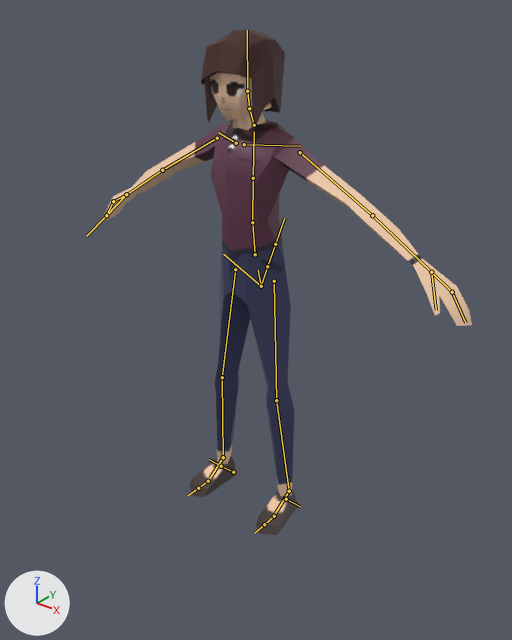
The FBX model Assets/Prefabs/Player.fbx, before and after one commit.
Both versions are drawn from a 50 mm lens placed at (1.478, -1.828, 1.928), pointed at (0.123, -0.134, 0.878). Lighting does not change. The marker at lower left points along +X, +Y and +Z. The picture after the commit comes second. The bones that change, and the others that lie on the model, are drawn over the model as lines.

The first picture shows 'Body', 'Char_Hair_Lıng', 'Head', 'Neck'.
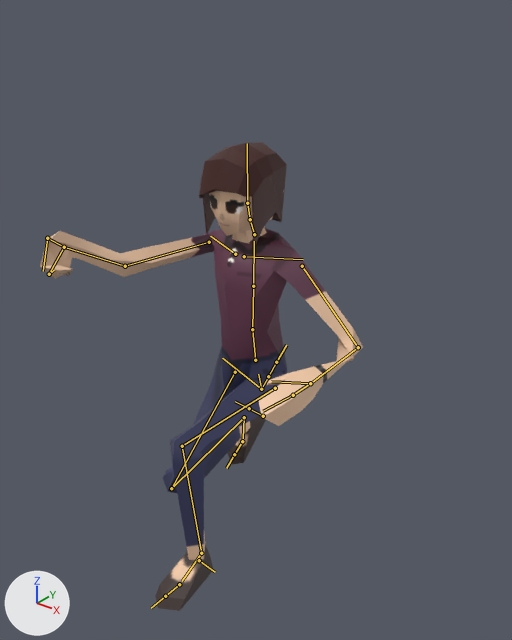
The newer file adds an action. The first version stands in its rest pose; the second is drawn at frame 1 of the action 'Rig|Rig|Crouch-Walk'.

Scene script edits in JSON lines:
```json
{"block": "bone_rig_object", "where": "bone_rig_object = bpy.data.objects['Rig']  # the whole rig 'Rig'"}
{"op": "set", "path": "bone_rig_object.scale", "old": "(0.9, 0.9, 0.9)", "new": "(1.0, 1.0, 1.0)"}
{"block": "bone_spine", "where": "bone_spine = bpy.data.objects['Rig'].pose.bones['spine']"}
{"op": "set", "path": "bone_spine.location", "old": "(0.0, 0.0, 0.0)", "new": "(0.0, -0.526, 0.136)"}
{"block": "bone_upper_arm_l", "where": "bone_upper_arm_l = bpy.data.objects['Rig'].pose.bones['upper_arm.L']  # child of 'shoulder.L'"}
{"op": "set", "path": "bone_upper_arm_l.rotation_quaternion", "old": "(1.0, 0.0, 0.0, 0.0)", "new": "(0.966, -0.117, 0.019, -0.23)", "note": "degrees (0, 0, 0) -> degrees (-14, -1, -27)"}
{"block": "bone_forearm_l", "where": "bone_forearm_l = bpy.data.objects['Rig'].pose.bones['forearm.L']  # child of 'upper_arm.L'"}
{"op": "set", "path": "bone_forearm_l.rotation_quaternion", "old": "(1.0, 0.0, 0.0, 0.0)", "new": "(0.639, 0.767, 0.054, -0.011)", "note": "degrees (0, 0, 0) -> degrees (101, 5, 4)"}
{"block": "bone_shoulder_r", "where": "bone_shoulder_r = bpy.data.objects['Rig'].pose.bones['shoulder.R']  # child of 'spine.003'"}
{"op": "set", "path": "bone_shoulder_r.rotation_quaternion", "old": "(1.0, 0.0, 0.0, 0.0)", "new": "(0.998, 0.01, 0.006, 0.068)", "note": "degrees (0, 0, 0) -> degrees (1, 1, 8)"}
{"block": "bone_upper_arm_r", "where": "bone_upper_arm_r = bpy.data.objects['Rig'].pose.bones['upper_arm.R']  # child of 'shoulder.R'"}
{"op": "set", "path": "bone_upper_arm_r.rotation_quaternion", "old": "(1.0, 0.0, 0.0, 0.0)", "new": "(0.685, 0.538, 0.432, 0.235)", "note": "degrees (0, 0, 0) -> degrees (87, 20, 57)"}
{"block": "bone_forearm_r", "where": "bone_forearm_r = bpy.data.objects['Rig'].pose.bones['forearm.R']  # child of 'upper_arm.R'"}
{"op": "set", "path": "bone_forearm_r.rotation_quaternion", "old": "(1.0, 0.0, 0.0, 0.0)", "new": "(0.944, 0.255, 0.177, 0.112)", "note": "degrees (0, 0, 0) -> degrees (33, 16, 18)"}
{"block": "bone_hand_r", "where": "bone_hand_r = bpy.data.objects['Rig'].pose.bones['hand.R']  # child of 'forearm.R'"}
{"op": "set", "path": "bone_hand_r.rotation_quaternion", "old": "(1.0, 0.0, 0.0, 0.0)", "new": "(0.736, -0.656, -0.145, -0.077)", "note": "degrees (0, 0, 0) -> degrees (-84, -18, 5)"}
{"block": "bone_hand_r_001", "where": "bone_hand_r_001 = bpy.data.objects['Rig'].pose.bones['hand.R.001']  # child of 'hand.R'"}
{"op": "set", "path": "bone_hand_r_001.rotation_quaternion", "old": "(1.0, 0.0, 0.0, 0.0)", "new": "(0.69, 0.144, 0.362, 0.611)", "note": "degrees (0, 0, 0) -> degrees (43, 19, 90)"}
{"block": "bone_forearm_r_001", "where": "bone_forearm_r_001 = bpy.data.objects['Rig'].pose.bones['forearm.R.001']  # child of 'forearm.R'"}
{"op": "set", "path": "bone_forearm_r_001.rotation_quaternion", "old": "(1.0, 0.0, 0.0, 0.0)", "new": "(0.954, -0.285, 0.079, 0.041)", "note": "degrees (0, 0, 0) -> degrees (-33, 10, 2)"}
{"block": "bone_forearm_r_001_end", "where": "bone_forearm_r_001_end = bpy.data.objects['Rig'].pose.bones['forearm.R.001_end']  # child of 'forearm.R.001'"}
{"op": "set", "path": "bone_forearm_r_001_end.rotation_quaternion", "old": "(1.0, 0.0, 0.0, 0.0)", "new": "(0.875, -0.471, 0.091, 0.058)", "note": "degrees (0, 0, 0) -> degrees (-57, 12, 1)"}
{"block": "bone_thigh_l", "where": "bone_thigh_l = bpy.data.objects['Rig'].pose.bones['thigh.L']  # child of 'spine'"}
{"op": "set", "path": "bone_thigh_l.rotation_quaternion", "old": "(1.0, 0.0, 0.0, 0.0)", "new": "(0.715, -0.698, -0.037, 0.022)", "note": "degrees (0, 0, 0) -> degrees (-89, -1, 5)"}
{"block": "bone_shin_l", "where": "bone_shin_l = bpy.data.objects['Rig'].pose.bones['shin.L']  # child of 'thigh.L'"}
{"op": "set", "path": "bone_shin_l.rotation_quaternion", "old": "(1.0, 0.0, 0.0, 0.0)", "new": "(0.715, 0.699, 0.014, 0.006)", "note": "degrees (0, 0, 0) -> degrees (89, 1, 2)"}
{"block": "bone_thigh_r", "where": "bone_thigh_r = bpy.data.objects['Rig'].pose.bones['thigh.R']  # child of 'spine'"}
{"op": "set", "path": "bone_thigh_r.rotation_quaternion", "old": "(1.0, 0.0, 0.0, 0.0)", "new": "(0.95, -0.309, -0.039, 0.018)", "note": "degrees (0, 0, 0) -> degrees (-36, -4, 3)"}
{"block": "bone_shin_r", "where": "bone_shin_r = bpy.data.objects['Rig'].pose.bones['shin.R']  # child of 'thigh.R'"}
{"op": "set", "path": "bone_shin_r.rotation_quaternion", "old": "(1.0, 0.0, 0.0, 0.0)", "new": "(0.437, 0.899, -0.006, 0.0)", "note": "degrees (0, 0, 0) -> degrees (128, 0, -1)"}
{"block": "bone_foot_r", "where": "bone_foot_r = bpy.data.objects['Rig'].pose.bones['foot.R']  # child of 'shin.R'"}
{"op": "set", "path": "bone_foot_r.rotation_quaternion", "old": "(1.0, 0.0, 0.0, 0.0)", "new": "(0.955, -0.292, -0.025, -0.044)", "note": "degrees (0, 0, 0) -> degrees (-34, -4, -4)"}
{"block": "bone_toe_r", "where": "bone_toe_r = bpy.data.objects['Rig'].pose.bones['toe.R']  # child of 'foot.R'"}
{"op": "set", "path": "bone_toe_r.rotation_quaternion", "old": "(1.0, 0.0, 0.0, 0.0)", "new": "(0.987, 0.158, 0.0, 0.0)", "note": "degrees (0, 0, 0) -> degrees (18, 0, 0)"}
```

Pixel boxes (x1, y1, x2, y2) of what changed, in the pictures (512 x 640 px):
```json
{"object": "Body", "change": "posed", "before": [102, 120, 472, 535], "after": [40, 228, 363, 611], "on screen": "13% narrower, 8% shorter"}
{"object": "Char_Hair_Lıng", "change": "posed", "before": [201, 29, 285, 129], "after": [199, 142, 287, 246]}
{"object": "Head", "change": "posed", "before": [210, 73, 282, 121], "after": [209, 190, 284, 236]}
{"object": "Neck", "change": "posed", "before": [233, 112, 266, 130], "after": [232, 227, 267, 244]}
{"bone": "spine", "before": "(261, 286) to (258, 270)", "after": "(261, 389) to (258, 374)"}
{"bone": "upper_arm.L", "before": "(300, 152) to (372, 215)", "after": "(302, 266) to (358, 347)"}
{"bone": "forearm.L", "before": "(372, 215) to (431, 272)", "after": "(358, 347) to (310, 383)"}
{"bone": "shoulder.R", "before": "(236, 143) to (218, 132)", "after": "(235, 254) to (210, 236)"}
{"bone": "upper_arm.R", "before": "(217, 138) to (162, 170)", "after": "(209, 242) to (125, 266)"}
{"bone": "forearm.R", "before": "(162, 170) to (126, 194)", "after": "(125, 266) to (64, 247)"}
{"bone": "hand.R", "before": "(126, 194) to (113, 201)", "after": "(64, 247) to (49, 274)"}
{"bone": "hand.R.001", "before": "(113, 201) to (105, 218)", "after": "(49, 274) to (54, 270)"}
{"bone": "forearm.R.001", "before": "(126, 194) to (106, 215)", "after": "(64, 247) to (47, 238)"}
{"bone": "forearm.R.001_end", "before": "(106, 215) to (86, 236)", "after": "(47, 238) to (43, 271)"}
{"bone": "thigh.L", "before": "(274, 281) to (276, 400)", "after": "(275, 388) to (182, 446)"}
{"bone": "shin.L", "before": "(276, 400) to (289, 491)", "after": "(182, 446) to (201, 553)"}
{"bone": "thigh.R", "before": "(235, 269) to (222, 377)", "after": "(235, 372) to (171, 488)"}
{"bone": "shin.R", "before": "(222, 377) to (223, 457)", "after": "(171, 488) to (244, 417)"}
{"bone": "foot.R", "before": "(223, 457) to (210, 478)", "after": "(244, 417) to (243, 438)"}
{"bone": "toe.R", "before": "(208, 481) to (198, 488)", "after": "(242, 441) to (234, 454)"}
```
